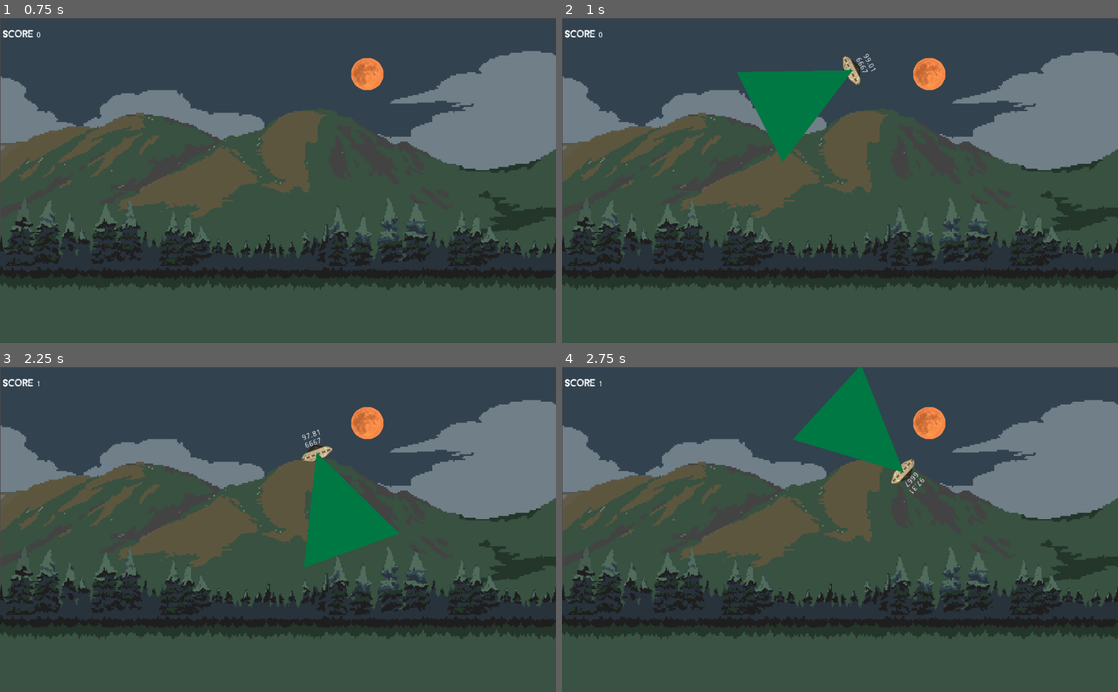
Above: before the commit, frames 1-4 (two rows, left to right).
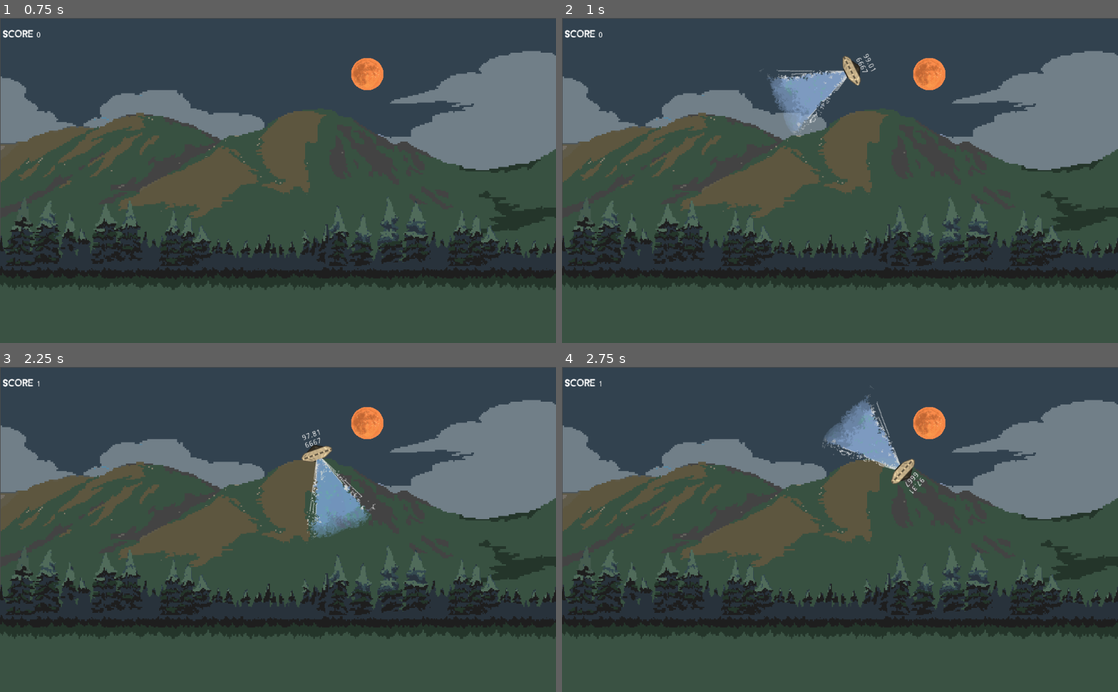
Above: after the commit, the same moments.

Repository: Beat1823/LudumDare52
Game: Godot game, scene res://Game/MainScene.tscn
Same seed, same stepped clock (60 frames per second), same inputs: the game is played once before the commit and once after it.
Inputs:
- Up to frame 1 (0.75 s): tap Enter at 0.5 s; hold Right (Right) from 0.53 s (still down); hold Space (TractorBeam) from 0.53 s (still down)
- Up to frame 2 (1 s): keep holding Right (Right); keep holding Space (TractorBeam)
- Up to frame 3 (2.25 s): release Right (Right) at 1.28 s; release Space (TractorBeam) at 1.28 s; hold Down (Down) 1.28-2.03 s; tap Space (TractorBeam) at 1.35 s; hold Right (Right) from 2.03 s (still down); hold Space (TractorBeam) from 2.03 s (still down)
- Up to frame 4 (2.75 s): keep holding Right (Right); keep holding Space (TractorBeam)

Frame 1 is identical in both runs. In frame 2, 3.0% of the frame differs, in the area x 31-54%, y 11-45%; in frame 3, 3.0%; in frame 4, 3.0%.

Commit message:
tractor beam "graphics"

Diff:
--- a/Game/UFO/PlayerUFO.gd
+++ b/Game/UFO/PlayerUFO.gd
@@ -4,7 +4,6 @@
 export(float) var MaxEnergy = 100
 var energy:float
 export var ImpactEnergyModifier = 0.004
-export var EnergyPerEnemy = 20
 export var EnergyConsuptimtionPerSec =1
 
 # Impact vars
@@ -62,9 +61,7 @@
 	$TracktorBeamArea/AnimatedSprite.visible = IsON
 	if IsON and not $SoundBeam.playing:
 		$SoundBeam.play()
-		print("LOL1")
-	elif not IsON:
-		print("LOL")
+	elif IsON:
 		$SoundBeam.stop()
 
 
@@ -150,7 +147,6 @@
 	if Input.is_action_pressed("TractorBeam"):
 		SetTractorBeam (true)
 	else:
-		print("NOT PRESSED")
 		SetTractorBeam (false)
 	ReduceEnergy (delta*EnergyConsuptimtionPerSec)
 
@@ -164,8 +160,6 @@
 func _on_HarvestArea_body_entered(body):
 	if body.is_in_group("enemies"):
 		body.queue_free()
-		energy += EnergyPerEnemy
-		energy = min(energy, MaxEnergy)
 		emit_signal("NpcAbsorbed")
 
 
--- a/Game/UFO/PlayerUFO.tscn
+++ b/Game/UFO/PlayerUFO.tscn
@@ -1,15 +1,17 @@
-[gd_scene load_steps=16 format=2]
+[gd_scene load_steps=18 format=2]
 
 [ext_resource path="res://Game/UFO/PlayerUFO.gd" type="Script" id=1]
 [ext_resource path="res://Game/UFO/Sprites/goodUFO1.png" type="Texture" id=2]
 [ext_resource path="res://Game/UFO/HarvestArea.gd" type="Script" id=3]
-[ext_resource path="res://Game/UFO/Sprites/Green_equilateral_triangle_point_up.svg.png" type="Texture" id=4]
+[ext_resource path="res://Game/UFO/Sprites/Beam3.png" type="Texture" id=4]
 [ext_resource path="res://Game/UFO/StabilizationCurve.tres" type="Curve" id=5]
 [ext_resource path="res://InputReverseCurve.tres" type="Curve" id=6]
 [ext_resource path="res://InputForwardCurve.tres" type="Curve" id=7]
 [ext_resource path="res://Game/UFO/Sprites/goodUFO3.png" type="Texture" id=8]
 [ext_resource path="res://Game/Audio/Pickup.wav" type="AudioStream" id=9]
 [ext_resource path="res://Game/Audio/Beam.wav" type="AudioStream" id=10]
+[ext_resource path="res://Game/UFO/Sprites/Beam2.png" type="Texture" id=11]
+[ext_resource path="res://Game/UFO/Sprites/Beam1.png" type="Texture" id=12]
 
 [sub_resource type="SpriteFrames" id=1]
 animations = [ {
@@ -27,10 +29,10 @@
 
 [sub_resource type="SpriteFrames" id=4]
 animations = [ {
-"frames": [ ExtResource( 4 ) ],
+"frames": [ ExtResource( 12 ), ExtResource( 11 ), ExtResource( 4 ) ],
 "loop": true,
 "name": "default",
-"speed": 5.0
+"speed": 15.0
 } ]
 
 [sub_resource type="CapsuleShape2D" id=5]
@@ -55,7 +57,6 @@
 [node name="AnimatedSprite" type="AnimatedSprite" parent="."]
 frames = SubResource( 1 )
 animation = "Hover"
-frame = 1
 playing = true
 
 [node name="CollisionShape2D" type="CollisionShape2D" parent="."]
@@ -99,9 +100,11 @@
 polygon = PoolVector2Array( 0, 0, 10.367, 10.0394, -10.367, 10.0958 )
 
 [node name="AnimatedSprite" type="AnimatedSprite" parent="TracktorBeamArea"]
-position = Vector2( 1, 97 )
-scale = Vector2( 0.079, 0.094 )
+position = Vector2( 1, 80 )
+scale = Vector2( 1.2, 1.2 )
 frames = SubResource( 4 )
+frame = 1
+playing = true
 
 [node name="HarvestArea" type="Area2D" parent="."]
 collision_layer = 2
Binary file added: Game/UFO/Sprites/Beam.png
Binary file added: Game/UFO/Sprites/Beam1.png
Binary file added: Game/UFO/Sprites/Beam2.png
Binary file added: Game/UFO/Sprites/Beam3.png
